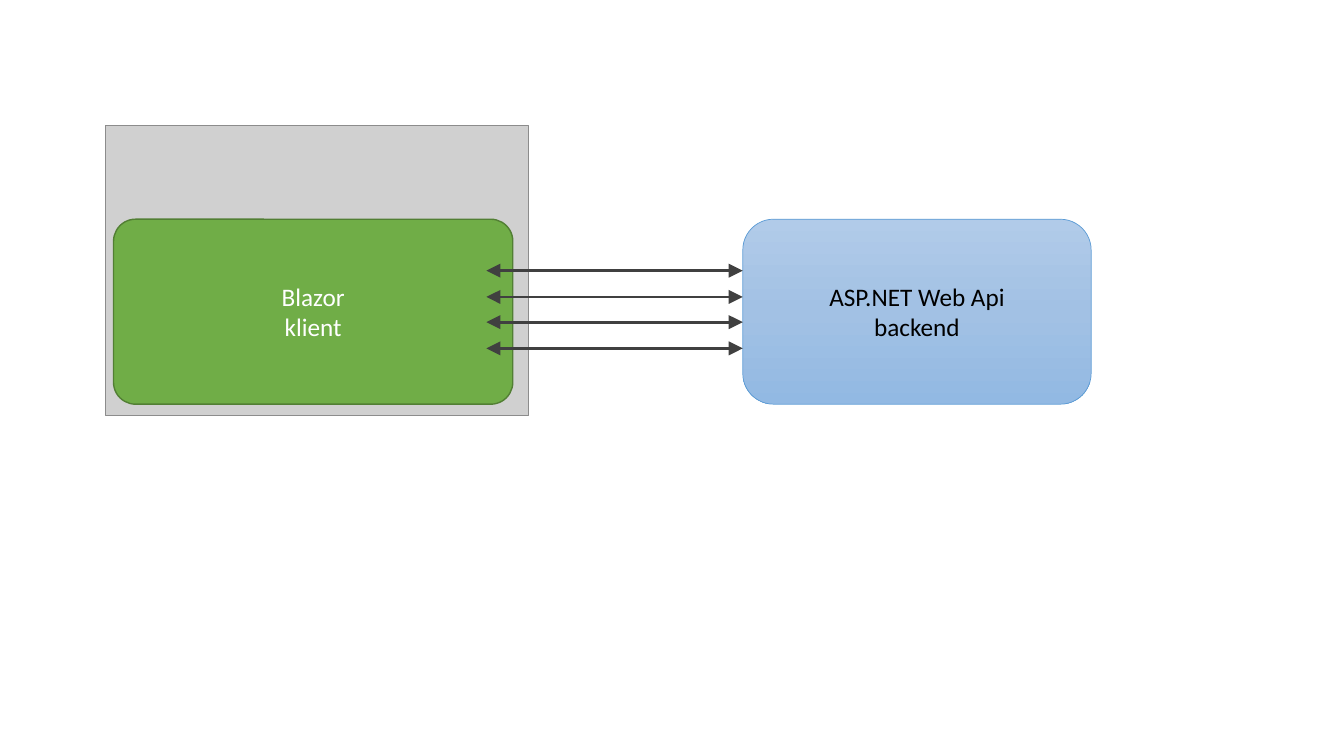
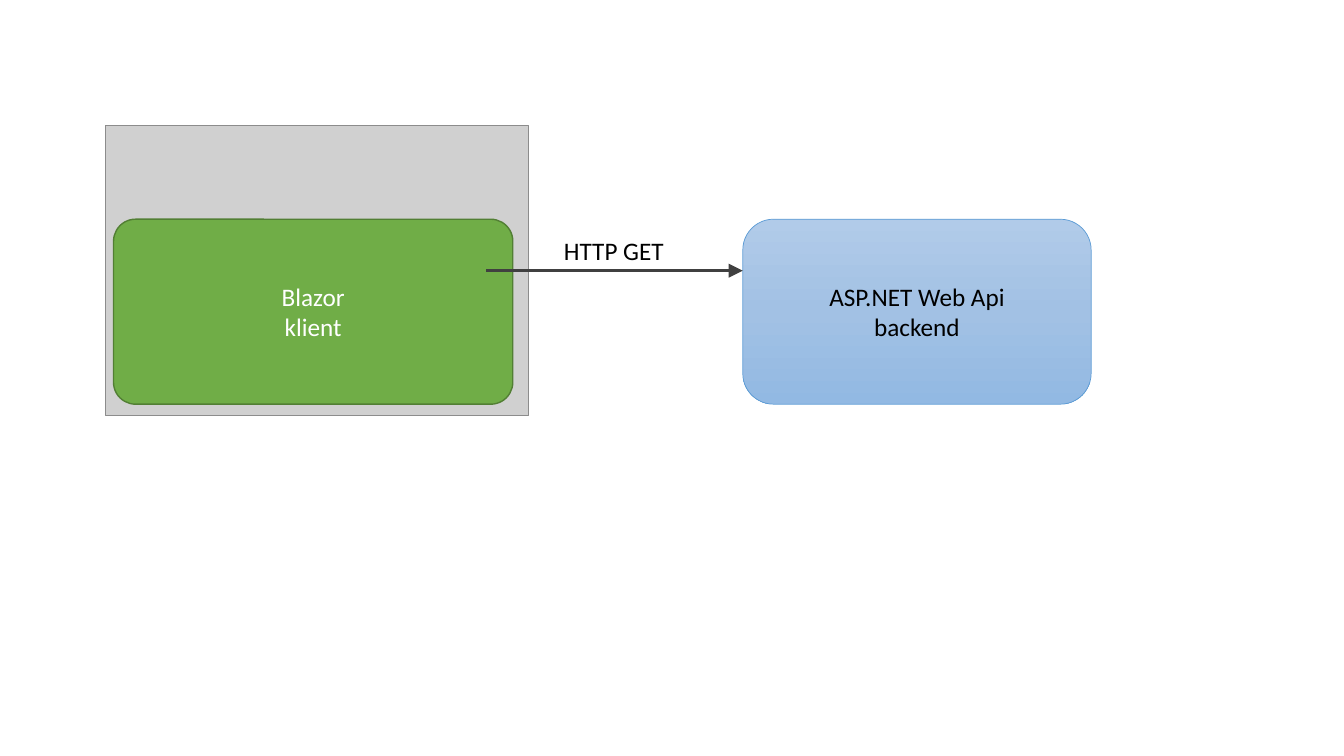
Before and after one commit to HeadlightAB/blog-cdn, a slide deck: slide 1 of blazor/blazor.pptx. Drawn at 1344x756 pixels with LibreOffice and Linux fonts; fonts in the diff are those of the drawing; grey boxes stand for pictures. Boxes give left, top, right and bottom in pixels: in the first picture for what was removed or moved away, otherwise in the second. Text is boxed around its words. In the diff, an @@ line names an element or a change of style, - is before the commit and + after.

```diff
--- a/blazor/blazor.pptx
+++ b/blazor/blazor.pptx
@@ text added at (x1=564, y1=243, x2=663, y2=260), 18 pt, text #000000 @@
+HTTP GET
@@ double arrow (487, 271) - (743, 271): double arrow to arrow @@
@@ double arrow removed from (487, 297) to (743, 297) @@
@@ double arrow removed from (487, 323) to (743, 323) @@
@@ double arrow removed from (487, 349) to (743, 349) @@
```
Also in this commit, not shown: 2 other files.
